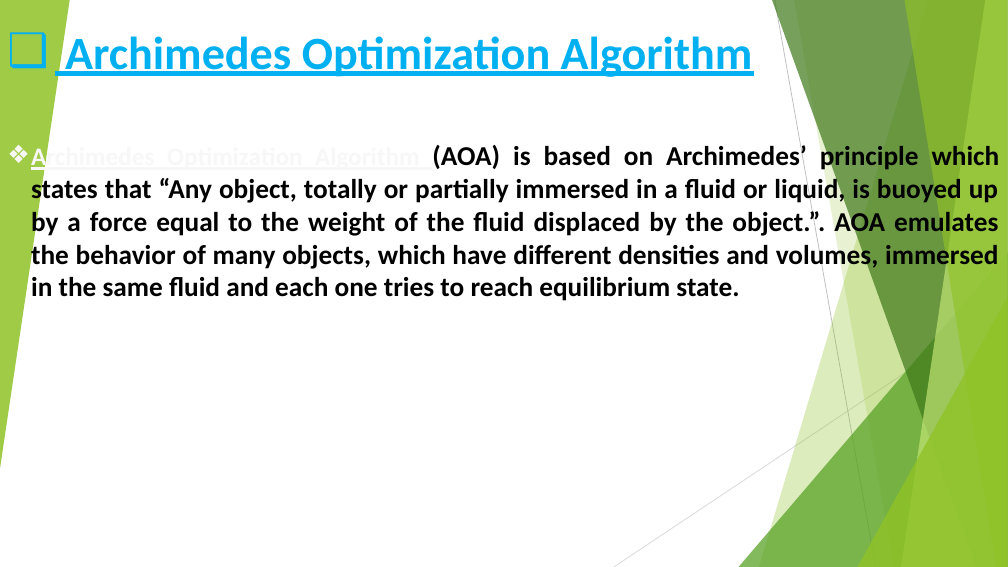
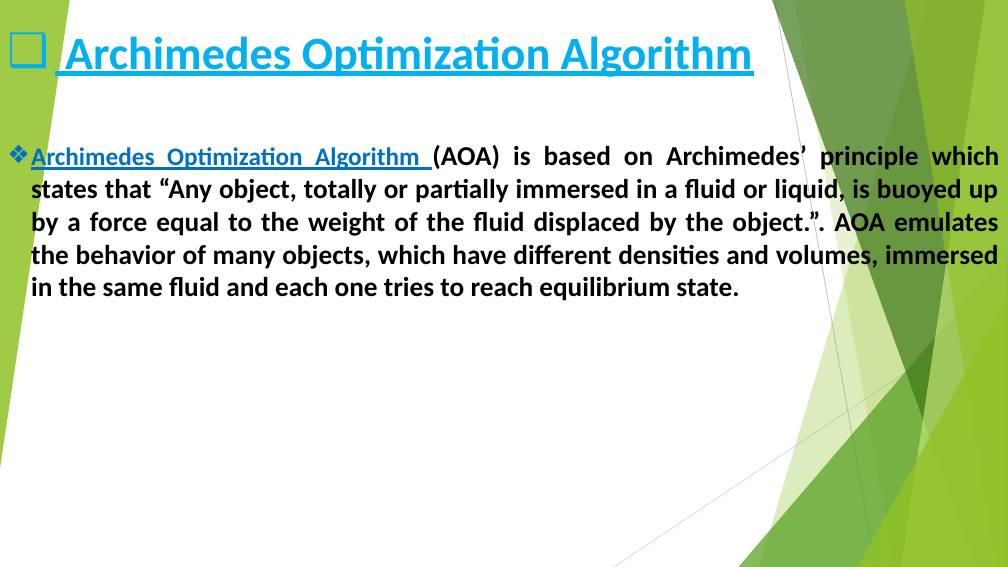
Before and after one commit to moustafashahin122/AOA-Graduation-Project-2022-, a slide deck: slide 17 of code/AOA_objects/results/grad_presentation/Presentation.pptx. Drawn at 1008x567 pixels with LibreOffice and Linux fonts; fonts in the diff are those of the drawing. Boxes give left, top, right and bottom in pixels: in the first picture for what was removed or moved away, otherwise in the second. Text is boxed around its words. In the diff, an @@ line names an element or a change of style, - is before the commit and + after.

```diff
--- a/code/AOA_objects/results/grad_presentation/Presentation.pptx
+++ b/code/AOA_objects/results/grad_presentation/Presentation.pptx
@@ text "Archimedes Optimization Algorithm (AOA) is ..." at (31, 143, 1000, 301): text colour #F7F7F7 to #0070C0 in "Archimedes Optimization Algorithm" @@
```
Also in this commit, not shown: 13 other slides changed, 14 slides added.
